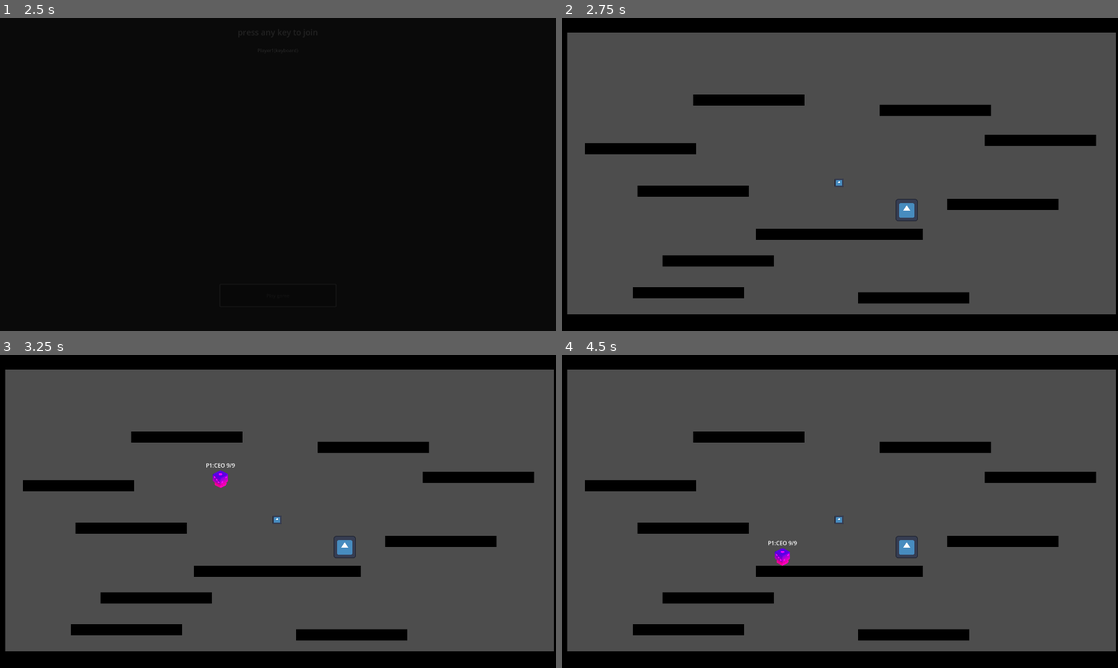
Above: before the commit, frames 1-4 (two rows, left to right).
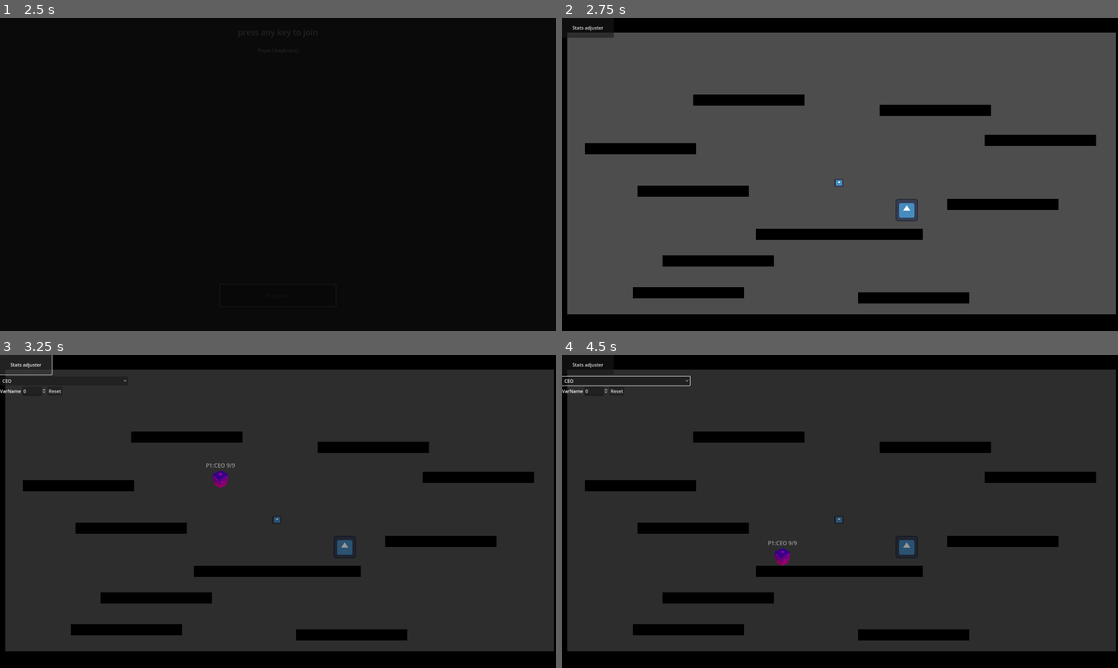
Above: after the commit, the same moments.

Repository: PlaySorbonne/projet-pixel
Game: Godot game, scene res://scenes/Menus/MenuPersistent.tscn
Same seed, same stepped clock (60 frames per second), same inputs: the game is played once before the commit and once after it. The engine's default icon, where the game draws it, is replaced by a stand-in: a white triangle on a blue panel in a dark square.
Inputs (mouse positions are in pixels of both pictures, inside the frame that each line leads up to):
- Up to frame 1 (2.5 s): click "Start" at 0.5 s; tap Enter (attack) at 1.25 s; hold D (right) 1.28-2 s; hold Enter (attack) 1.28-2 s; tap Space (jump) at 1.52 s; click "Play game" at 2 s
- Up to frame 2 (2.75 s): no input
- Up to frame 3 (3.25 s): click (27, 364) at 2.75 s, where only the run after the commit has a clickable "Stats adjuster"
- Up to frame 4 (4.5 s): click (628, 380) at 3.5 s, where only the run after the commit has a clickable "CEO"; click (617, 392) at 4.25 s, where only the run after the commit has a clickable "Reset"

Frame 1 is identical in both runs. In frame 2, 0.2% of the frame differs, in the area x 1-10%, y 2-7%; in frame 3, 82%, in the area x 0-100%, y 0-95%; in frame 4, 81%.

Commit message:
started adding GD tools to project : setup and main items

Diff:
--- a/scenes/Characters/Evolutions/employee_character.tscn
+++ b/scenes/Characters/Evolutions/employee_character.tscn
@@ -4,3 +4,5 @@
 
 [node name="EmployeeCharacter" instance=ExtResource("1_w8fjf")]
 current_evolution = 2
+initial_fall_speed = 100.0
+knockback_interp_factor = 0.075
--- a/scenes/Characters/Player.tscn
+++ b/scenes/Characters/Player.tscn
@@ -1,8 +1,9 @@
-[gd_scene load_steps=4 format=3 uid="uid://ofdotmbw4jkx"]
+[gd_scene load_steps=5 format=3 uid="uid://ofdotmbw4jkx"]
 
 [ext_resource type="PackedScene" uid="uid://dlo5qcfkkb5ti" path="res://scenes/Characters/Fighter.tscn" id="1_cukm7"]
 [ext_resource type="Script" path="res://scripts/player.gd" id="2_7jbn1"]
 [ext_resource type="PackedScene" uid="uid://bq3tmfq3mncd8" path="res://scenes/Characters/Evolutions/Specials/BaseSpecialAttack.tscn" id="3_3foic"]
+[ext_resource type="Script" path="res://scenes/Characters/Evolutions/Specials/SpecialCEO.gd" id="4_cs6um"]
 
 [node name="PlayerCharacter" instance=ExtResource("1_cukm7")]
 script = ExtResource("2_7jbn1")
@@ -12,13 +13,14 @@
 jump_max_duration = 0.2
 fall_speed_multiplier = 2.5
 attack_damage = 1
+knockback_damage_threshold = 1
 attack_intensity = 1
 attack_duration = 0.125
 attack_wind_up = 0.0
 attack_recovery = 0.3
-initial_fall_speed = 100
+initial_fall_speed = 100.0
 knockback_multiplier = 1.0
-knockback_damage_threshold = 1
+knockback_interp_factor = 0.075
 
 [node name="JumpTimer" type="Timer" parent="." index="5"]
 one_shot = true
@@ -34,6 +36,10 @@
 vertical_alignment = 2
 
 [node name="SpecialAttack" parent="." index="7" instance=ExtResource("3_3foic")]
+script = ExtResource("4_cs6um")
+dash_speed = 2000
+dash_duration = 0.125
+dash_cooldown = 0.25
 
 [connection signal="fighter_killed_opponent" from="." to="." method="_on_fighter_killed_opponent"]
 [connection signal="timeout" from="JumpTimer" to="." method="_on_jump_timer_timeout"]
--- /dev/null
+++ b/scenes/Tools/adjust_stats.tscn
@@ -0,0 +1,51 @@
+[gd_scene load_steps=3 format=3 uid="uid://dqii8t3231iwe"]
+
+[ext_resource type="Script" path="res://scripts/adjust_stats.gd" id="1_hx4t6"]
+[ext_resource type="PackedScene" uid="uid://djuptrxjle0ux" path="res://scenes/Tools/variable_adjuster.tscn" id="2_ajrgc"]
+
+[node name="AdjustStats" type="CanvasLayer"]
+layer = 2
+script = ExtResource("1_hx4t6")
+
+[node name="Adjuster" type="Control" parent="."]
+layout_mode = 3
+anchors_preset = 15
+anchor_right = 1.0
+anchor_bottom = 1.0
+grow_horizontal = 2
+grow_vertical = 2
+
+[node name="ColorRect" type="ColorRect" parent="Adjuster"]
+layout_mode = 1
+anchors_preset = 15
+anchor_right = 1.0
+anchor_bottom = 1.0
+grow_horizontal = 2
+grow_vertical = 2
+color = Color(0, 0, 0, 0.407843)
+
+[node name="VBoxContainer" type="VBoxContainer" parent="Adjuster"]
+layout_mode = 1
+anchors_preset = -1
+anchor_top = 0.069
+anchor_right = 0.23
+anchor_bottom = 1.0
+offset_top = -0.520004
+offset_right = 0.399994
+grow_vertical = 2
+
+[node name="OptionButton" type="OptionButton" parent="Adjuster/VBoxContainer"]
+layout_mode = 2
+
+[node name="HBoxContainer" parent="Adjuster/VBoxContainer" instance=ExtResource("2_ajrgc")]
+layout_mode = 2
+
+[node name="Button" type="Button" parent="."]
+anchors_preset = -1
+anchor_right = 0.093
+anchor_bottom = 0.063
+offset_right = 0.440002
+offset_bottom = -0.0400009
+text = "Stats adjuster"
+
+[connection signal="pressed" from="Button" to="." method="_on_button_pressed"]
--- /dev/null
+++ b/scenes/Tools/variable_adjuster.tscn
@@ -0,0 +1,14 @@
+[gd_scene format=3 uid="uid://djuptrxjle0ux"]
+
+[node name="VariableAdjuster" type="HBoxContainer"]
+
+[node name="Label" type="Label" parent="."]
+layout_mode = 2
+text = "VarName"
+
+[node name="SpinBox" type="SpinBox" parent="."]
+layout_mode = 2
+
+[node name="Button" type="Button" parent="."]
+layout_mode = 2
+text = "Reset"
--- a/scenes/world.tscn
+++ b/scenes/world.tscn
@@ -1,6 +1,7 @@
-[gd_scene load_steps=10 format=3 uid="uid://bxfrc0btquk6a"]
+[gd_scene load_steps=11 format=3 uid="uid://bxfrc0btquk6a"]
 
 [ext_resource type="Script" path="res://scripts/world.gd" id="1_105og"]
+[ext_resource type="PackedScene" uid="uid://dqii8t3231iwe" path="res://scenes/Tools/adjust_stats.tscn" id="2_7bqa4"]
 [ext_resource type="PackedScene" uid="uid://6ro5mql3evsd" path="res://scenes/Menus/Submenus/ScreenTransition.tscn" id="2_r5t17"]
 [ext_resource type="PackedScene" uid="uid://cv1w5v10663nr" path="res://scenes/World/Objects/ObjectiveBox.tscn" id="3_qwyn0"]
 [ext_resource type="Texture2D" uid="uid://dxlji7oy1y5hf" path="res://icon.svg" id="5_af80r"]
@@ -14,6 +15,8 @@
 
 [node name="World" type="Node2D"]
 script = ExtResource("1_105og")
+
+[node name="AdjustStats" parent="." instance=ExtResource("2_7bqa4")]
 
 [node name="SpawnLocation1" type="Node2D" parent="."]
 position = Vector2(245, 139)
--- /dev/null
+++ b/scripts/adjust_stats.gd
@@ -0,0 +1,17 @@
+extends CanvasLayer
+
+var is_active := false
+@onready var char_selector := $Adjuster/VBoxContainer/OptionButton
+
+func _ready():
+	for ev in PlayerCharacter.Evolutions.keys():
+		char_selector.add_item(ev)
+	char_selector.select(0)
+	set_adjuster_active(false)
+
+func _on_button_pressed():
+	set_adjuster_active(not is_active)
+
+func set_adjuster_active(new_active : bool):
+	is_active = new_active
+	$Adjuster.visible = is_active
--- a/scripts/player.gd
+++ b/scripts/player.gd
@@ -18,14 +18,15 @@
 @export var jump_velocity := 600.0
 @export var jump_max_duration := 0.2
 @export var fall_speed_multiplier := 2.5
-@export var attack_damage := 1
+@export var attack_damage : int = 1
+@export var knockback_damage_threshold : int = 1
 @export var attack_intensity := 1 #for breaking super armor and knockback speed
 @export var attack_duration := 0.125
 @export var attack_wind_up := 0.0
 @export var attack_recovery := 0.3
-@export var initial_fall_speed := 100
+@export var initial_fall_speed := 100.0
 @export var knockback_multiplier := 1.0
-@export var knockback_damage_threshold := 1
+@export var knockback_interp_factor := 0.075
 
 
 @onready var specialObj : BaseSpecial = $SpecialAttack
@@ -72,7 +73,7 @@
 		# need to change the formula for knockback velocity, dosn't feel right as of yet
 		velocity = movement_velocity + knockback_velocity
 		if knockback_velocity != Vector2.ZERO:
-			knockback_velocity = lerp(knockback_velocity, Vector2.ZERO, 0.075)
+			knockback_velocity = lerp(knockback_velocity, Vector2.ZERO, knockback_interp_factor)
 			if knockback_velocity.length_squared() < 250:
 				knockback_velocity = Vector2.ZERO
 	if velocity.x > 10.0:
